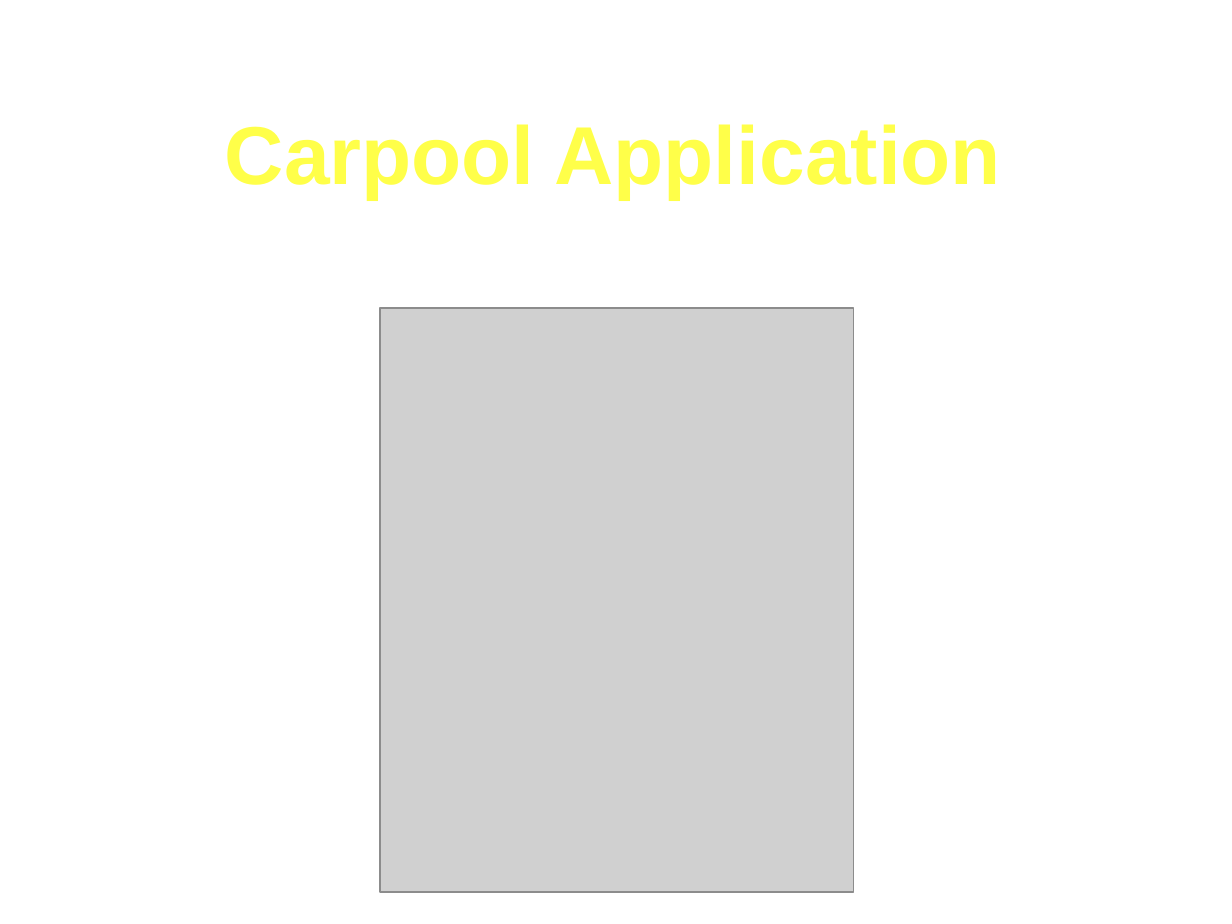
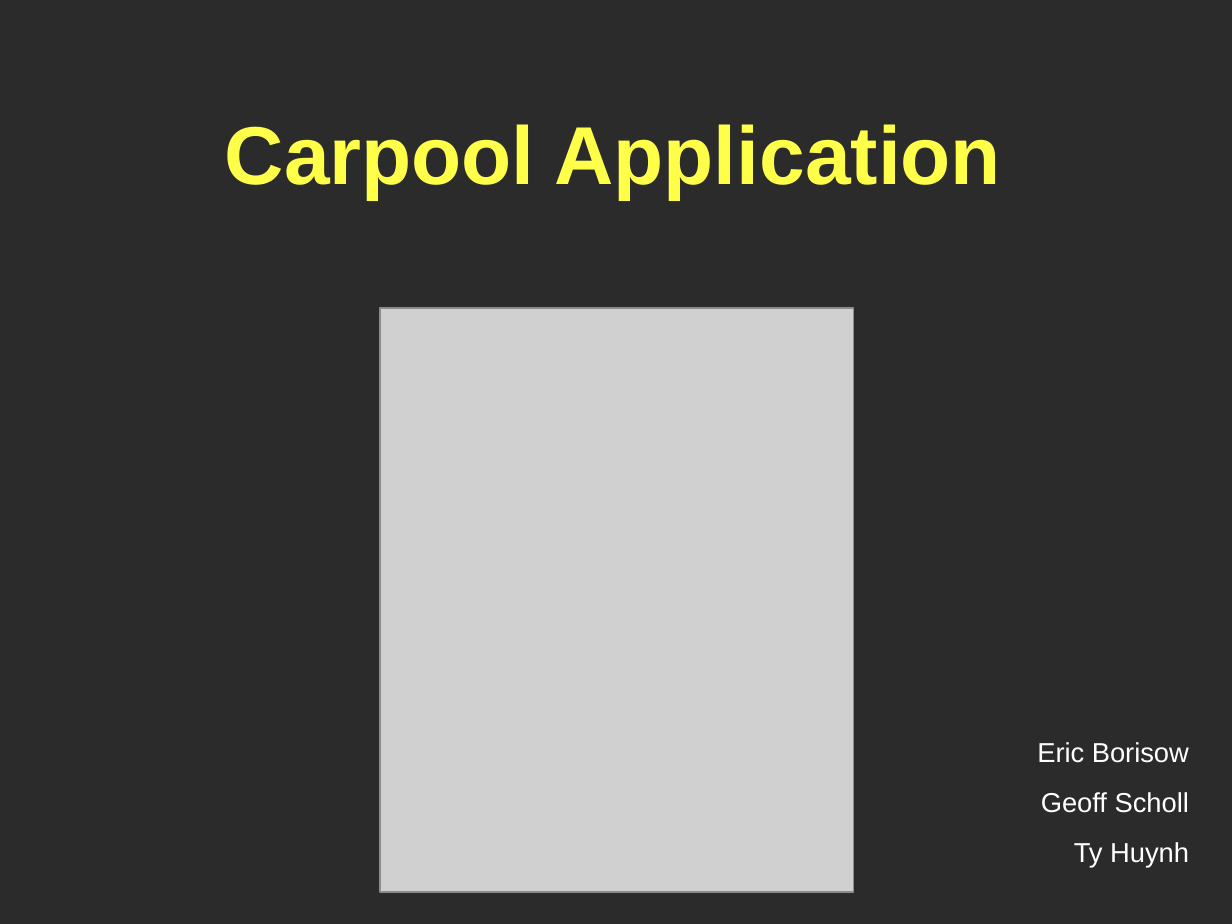
Before and after one commit to Geoffsc/psu-edu-sweng500, a slide deck: slide 1 of docs/presentation/sweng500-carpool-presentation.ppt. Drawn at 1232x924 pixels with LibreOffice and Linux fonts; fonts in the diff are those of the drawing; grey boxes stand for pictures; background and template pictures are left out; a plain dark background stands for a picture behind light text. Boxes give left, top, right and bottom in pixels: in the first picture for what was removed or moved away, otherwise in the second. Text is boxed around its words. In the diff, an @@ line names an element or a change of style, - is before the commit and + after.

```diff
--- a/docs/presentation/sweng500-carpool-presentation.ppt
+++ b/docs/presentation/sweng500-carpool-presentation.ppt
@@ background #FFFFFF to picture (left out) @@
@@ text added at (1037, 742, 1189, 868), 16 pt, text #FFFFFF @@
+Eric Borisow
+Geoff Scholl
+Ty Huynh
```
Also in this commit, not shown: 21 other slides changed.
